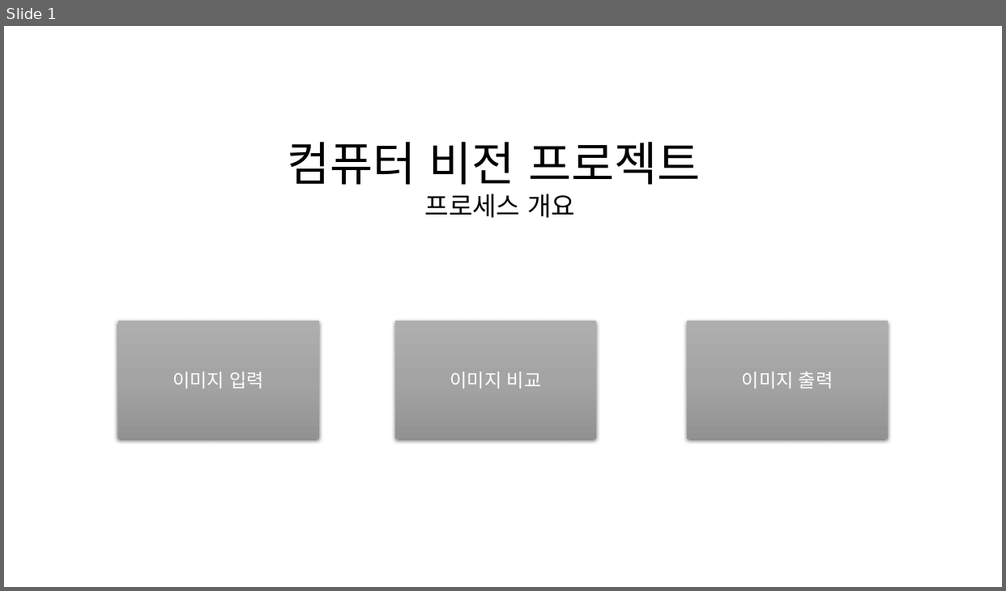
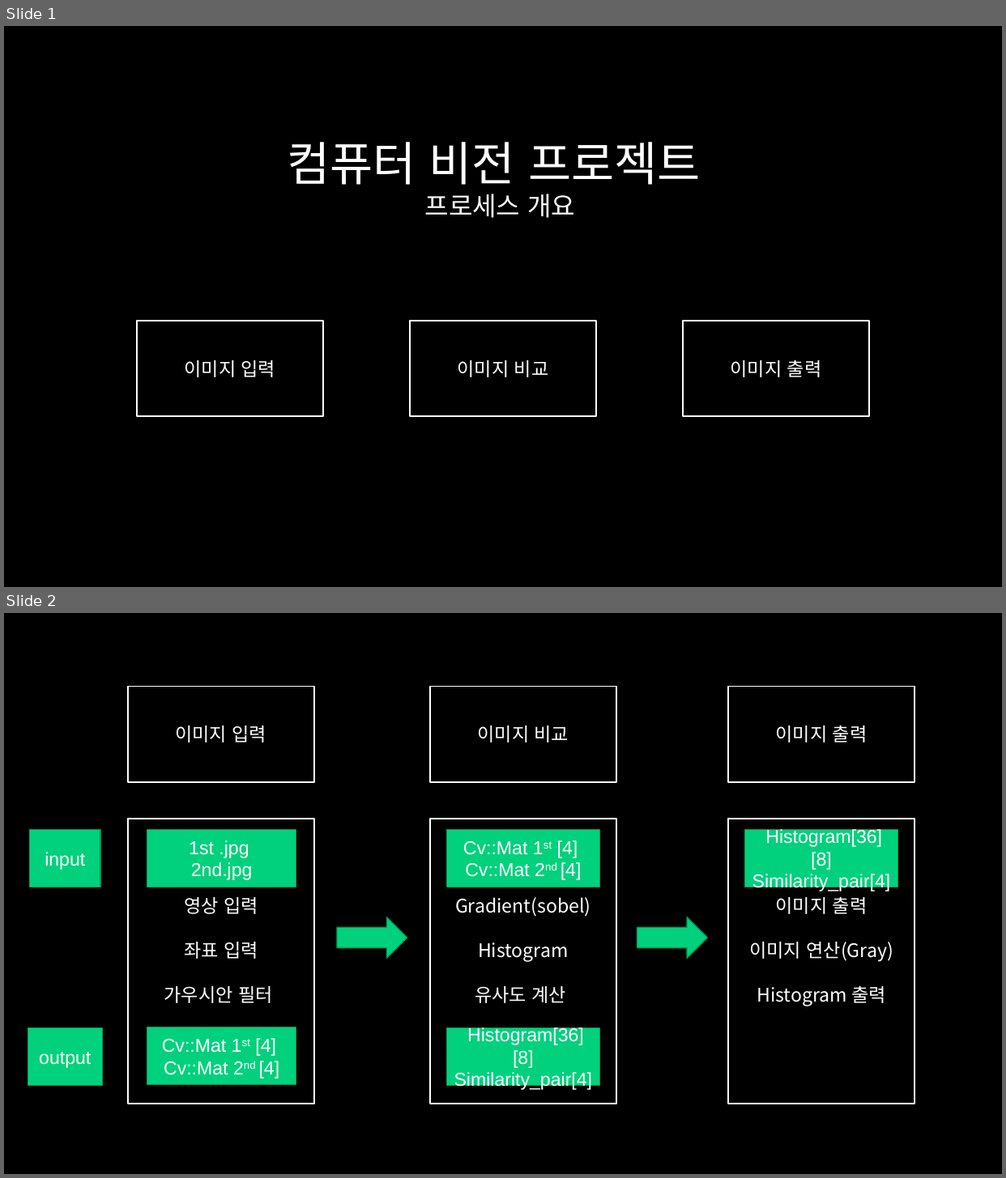
Before and after one commit to Eastcolumn/ComputerVision, a slide deck: hw1_SIFT/컴퓨터비전 PPT.pptx. Shown one above the other, each under a label of ours: slide 1 before the commit, slides 1 and 2 after it. The pictures are 1006x591 and 1006x1178 pixels, drawn with LibreOffice and Linux fonts; fonts in the diff are those of the drawing; background and template pictures are left out. Boxes give left, top, right and bottom in pixels: in the first picture for what was removed or moved away, otherwise in the second. Text is boxed around its words. In the diff, an @@ line names an element or a change of style, - is before the commit and + after.

Commit message:
Update 컴퓨터비전 PPT.pptx
pptx

```diff
--- a/hw1_SIFT/컴퓨터비전 PPT.pptx
+++ b/hw1_SIFT/컴퓨터비전 PPT.pptx
@@ slide 2 added at (4, 613, 1002, 1174), background #000000 @@
@@ rectangle added at (127, 687, 314, 782), fill #000000, outline #FFFFFF 1.5 pt, 18 pt, text #FFFFFF @@
+이미지 입력
@@ rectangle added at (430, 687, 616, 782), fill #000000, outline #FFFFFF 1.5 pt, 18 pt, text #FFFFFF @@
+이미지 비교
@@ rectangle added at (729, 687, 915, 782), fill #000000, outline #FFFFFF 1.5 pt, 18 pt, text #FFFFFF @@
+이미지 출력
@@ rectangle added at (29, 829, 100, 887), fill #01D17D, outline #019B5C 1 pt, 18 pt, text #FFFFFF @@
+input
@@ rectangle added at (127, 819, 314, 1104), fill #000000, outline #FFFFFF 1.5 pt, 18 pt, text #FFFFFF @@
+영상 입력
+좌표 입력
+가우시안 필터
@@ rectangle added at (147, 829, 296, 887), fill #01D17D, outline #019B5C 1 pt, 18 pt, text #FFFFFF @@
+1st .jpg
+2nd.jpg
@@ rectangle added at (430, 819, 616, 1104), fill #000000, outline #FFFFFF 1.5 pt, 18 pt, text #FFFFFF @@
+Gradient(sobel)
+Histogram
+유사도 계산
@@ rectangle added at (446, 829, 600, 887), fill #01D17D, outline #019B5C 1 pt, 18 pt, text #FFFFFF @@
+Cv::Mat 1st [4]
+Cv::Mat 2nd [4]
@@ rectangle added at (729, 819, 915, 1104), fill #000000, outline #FFFFFF 1.5 pt, 18 pt, text #FFFFFF @@
+이미지 출력
+이미지 연산(Gray)
+Histogram 출력
@@ rectangle added at (745, 829, 898, 887), fill #01D17D, outline #019B5C 1 pt, 18 pt, text #FFFFFF @@
+Histogram[36][8]
+Similarity_pair[4]
@@ right arrow added at (337, 918, 407, 959), fill #01D17D, outline #019B5C 1 pt @@
@@ right arrow added at (637, 918, 708, 959), fill #01D17D, outline #019B5C 1 pt @@
@@ rectangle added at (28, 1029, 103, 1086), fill #01D17D, outline #019B5C 1 pt, 18 pt, text #FFFFFF @@
+output
@@ rectangle added at (147, 1028, 296, 1085), fill #01D17D, outline #019B5C 1 pt, 18 pt, text #FFFFFF @@
+Cv::Mat 1st [4]
+Cv::Mat 2nd [4]
@@ rectangle added at (446, 1029, 600, 1086), fill #01D17D, outline #019B5C 1 pt, 18 pt, text #FFFFFF @@
+Histogram[36][8]
+Similarity_pair[4]
@@ slide 1 changed as well @@
@@ background #FFFFFF to #000000 @@
@@ text "컴퓨터 비전 프로젝트" at (287, 142, 701, 218): text colour #000000 to #FFFFFF @@
@@ fill gradient #AFAFAF to #A5A5A5 to #939393 to #000000; outline none to #FFFFFF 1.5 pt; shadow off in 3 elements at (410, 321, 596, 416), (683, 321, 869, 416), (137, 321, 323, 416) @@
@@ rectangle "이미지 입력": place and size @@
-rectangle "이미지 입력" at (117, 321, 318, 439)
+rectangle "이미지 입력" at (137, 321, 323, 416)
@@ rectangle "이미지 비교": place and size @@
-rectangle "이미지 비교" at (395, 321, 596, 439)
+rectangle "이미지 비교" at (410, 321, 596, 416)
@@ rectangle "이미지 출력": place and size @@
-rectangle "이미지 출력" at (687, 321, 888, 439)
+rectangle "이미지 출력" at (683, 321, 869, 416)
```
Also in this commit, not shown: 3 slides removed.
